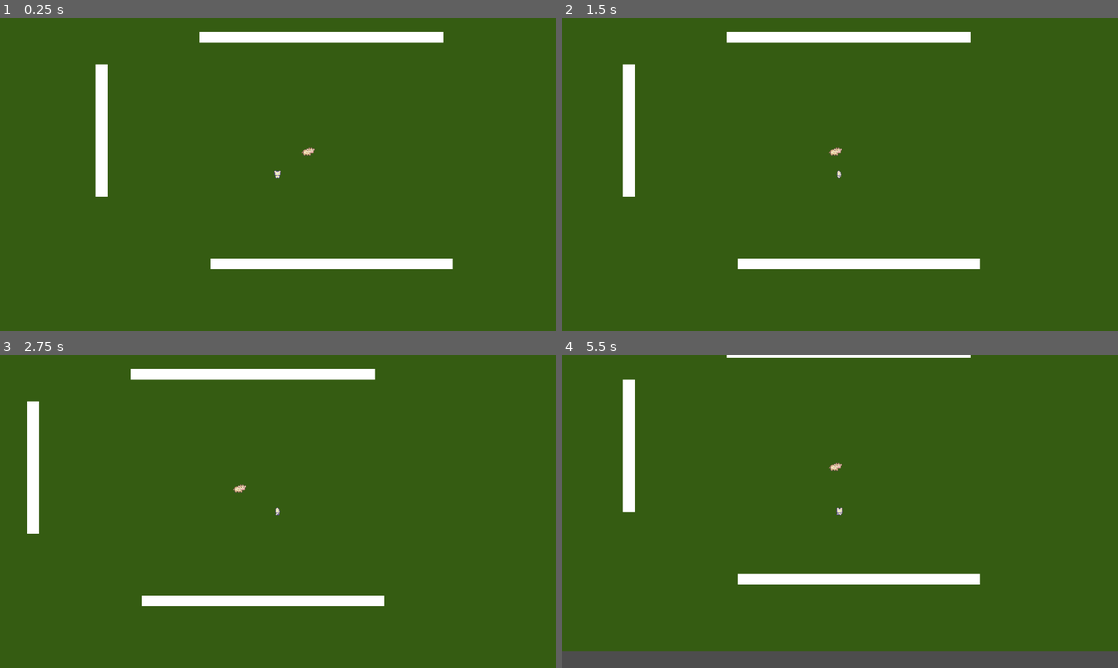
Above: before the commit, frames 1-4 (two rows, left to right).
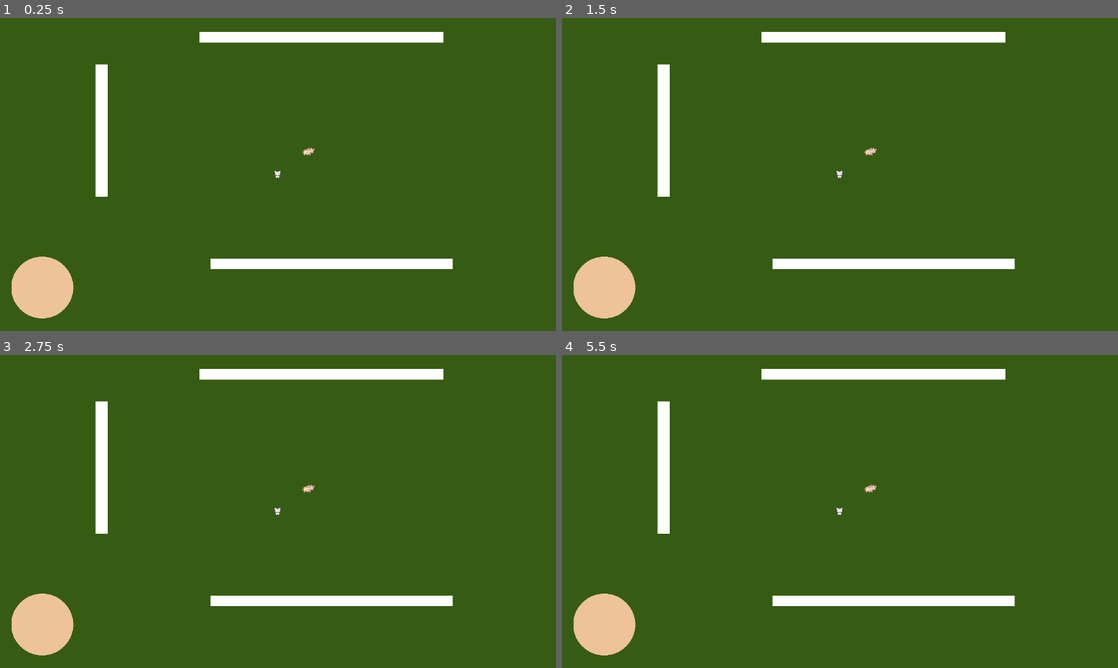
Above: after the commit, the same moments.

Repository: jjevite/DAGS-ManilaSadge
Game: Godot game, scene res://Game Scenes/manila_sadge.tscn
The game is run twice, just before and just after one commit, with the same random seed, the same clock (stepped at 60 frames per second) and the same inputs.
Inputs (mouse positions are in pixels of both pictures, inside the frame that each line leads up to):
- Up to frame 1 (0.25 s): no input
- Up to frame 2 (1.5 s): tap Enter at 0.5 s; move the mouse to (962, 158) at 0.52 s; hold D (right) 0.53-1.25 s; click (962, 158) at 0.67 s; drag from (728, 190) to (812, 237) at 1.27 s
- Up to frame 3 (2.75 s): tap Space at 2 s; move the mouse to (333, 442) at 2.02 s; hold D (right) from 2.03 s (still down)
- Up to frame 4 (5.5 s): release D (right) at 2.75 s; drag from (812, 574) to (673, 464) at 2.77 s; tap Enter at 3.5 s; move the mouse to (1006, 558) at 3.52 s; hold A (left) 3.53-4.25 s; drag from (673, 464) to (756, 433) at 4.27 s; tap Space at 5 s; move the mouse to (867, 511) at 5.02 s; hold S (down) from 5.03 s (still down); click (867, 511) at 5.17 s

The runs differ from the first frame. In frame 1, 1.8% of the frame differs, in the area x 2-14%, y 76-96%; in frame 2, 4.6%; in frame 3, 5.5%; in frame 4, 14%, in the area x 0-100%, y 0-100%.

Commit message:
Connected Joystick to Player

Diff:
--- a/Entity/Entity Scenes/Player.tscn
+++ b/Entity/Entity Scenes/Player.tscn
@@ -1,7 +1,8 @@
-[gd_scene load_steps=29 format=3 uid="uid://cin664k1clj21"]
+[gd_scene load_steps=30 format=3 uid="uid://cin664k1clj21"]
 
 [ext_resource type="Script" path="res://Entity/Entity Scripts/Player.gd" id="1_gg144"]
 [ext_resource type="Texture2D" uid="uid://c6omci8b1sr6a" path="res://Assets/Sprout Lands - Sprites - Basic pack/Characters/Basic Charakter Spritesheet.png" id="2_i4oxw"]
+[ext_resource type="PackedScene" uid="uid://bs05myan3bmmb" path="res://HUD/MobileJoystick.tscn" id="2_v544s"]
 
 [sub_resource type="RectangleShape2D" id="RectangleShape2D_kmwq1"]
 size = Vector2(12, 6)
@@ -230,12 +231,14 @@
 position = Vector2(1, 0)
 script = ExtResource("1_gg144")
 
+[node name="MobileJoystick" parent="." instance=ExtResource("2_v544s")]
+
 [node name="Sprite2D" type="Sprite2D" parent="."]
 position = Vector2(-1, 0)
 texture = ExtResource("2_i4oxw")
 hframes = 4
 vframes = 4
-frame = 8
+frame = 9
 
 [node name="CollisionShape2D" type="CollisionShape2D" parent="."]
 position = Vector2(-1, 5)
@@ -255,3 +258,5 @@
 parameters/Walk/blend_position = Vector2(0, 0)
 
 [node name="Camera2D" type="Camera2D" parent="."]
+
+[connection signal="use_move_vector" from="MobileJoystick" to="." method="_on_mobile_joystick_use_move_vector"]
--- a/Entity/Entity Scripts/Player.gd
+++ b/Entity/Entity Scripts/Player.gd
@@ -10,21 +10,6 @@
 	update_animation_parameters(starting_direction)
 
 
-func _physics_process(_delta):
-	#Get Input Direction
-	var input_direction = Vector2(
-		Input.get_action_strength("right") - Input.get_action_strength("left"),
-		Input.get_action_strength("down") - Input.get_action_strength("up")
-	)
-
-	#Update Animation
-	update_animation_parameters(input_direction)
-	pick_new_state()
-
-	#Update Velocity and Move
-	velocity = input_direction * move_speed
-	move_and_slide()
-
 func update_animation_parameters(move_input :Vector2):
 	if(move_input != Vector2.ZERO):
 		animation_tree.set("parameters/Walk/blend_position", move_input)
@@ -36,11 +21,10 @@
 	else:
 		state_machine.travel("Idle")
 
+#Move all the physics process here
+func _on_mobile_joystick_use_move_vector(move_vector):
+	update_animation_parameters(move_vector)
+	pick_new_state()
 
-# Move all the physics process here
-#func _on_mobile_joystick_use_move_vector(move_vector):
-#	update_animation_parameters(move_vector)
-#	pick_new_state()
-#
-#	velocity = move_vector * move_speed
-#	move_and_slide()
+	velocity = move_vector * move_speed
+	move_and_slide()
--- a/HUD/MobileJoystick.gd
+++ b/HUD/MobileJoystick.gd
@@ -12,13 +12,13 @@
 			joystick_active = true
 			$JoystickHandle.position = event.position
 			$JoystickHandle.visible = true
+			limit_the_inner_circle(event.position)
 
 	if event is InputEventScreenTouch:
 		if event.pressed == false:
 			joystick_active = false
 			$JoystickHandle.visible = false
 
-	limit_the_inner_circle(event.position)
 
 func _physics_process(delta):
 	if joystick_active:
